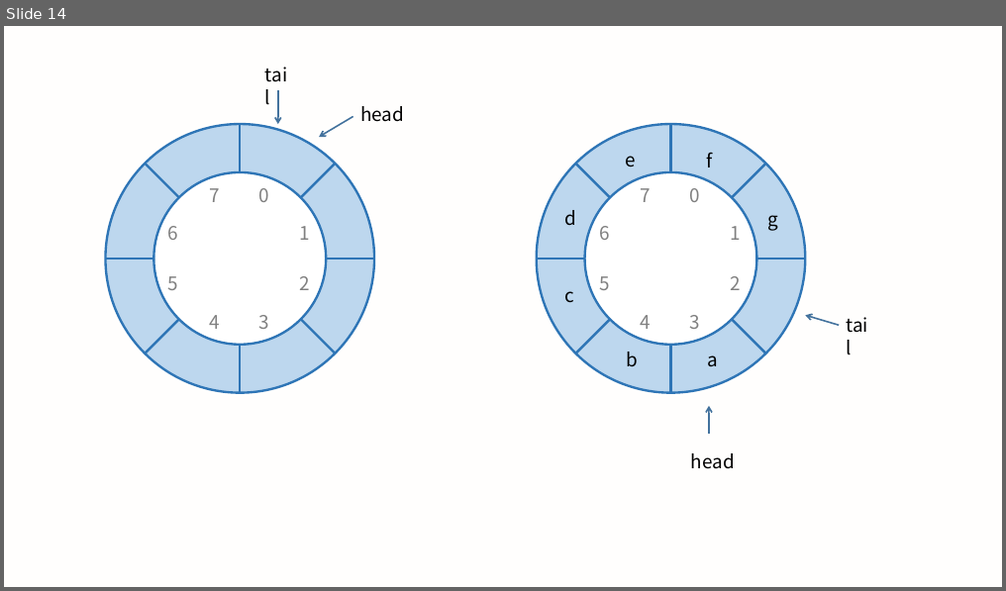
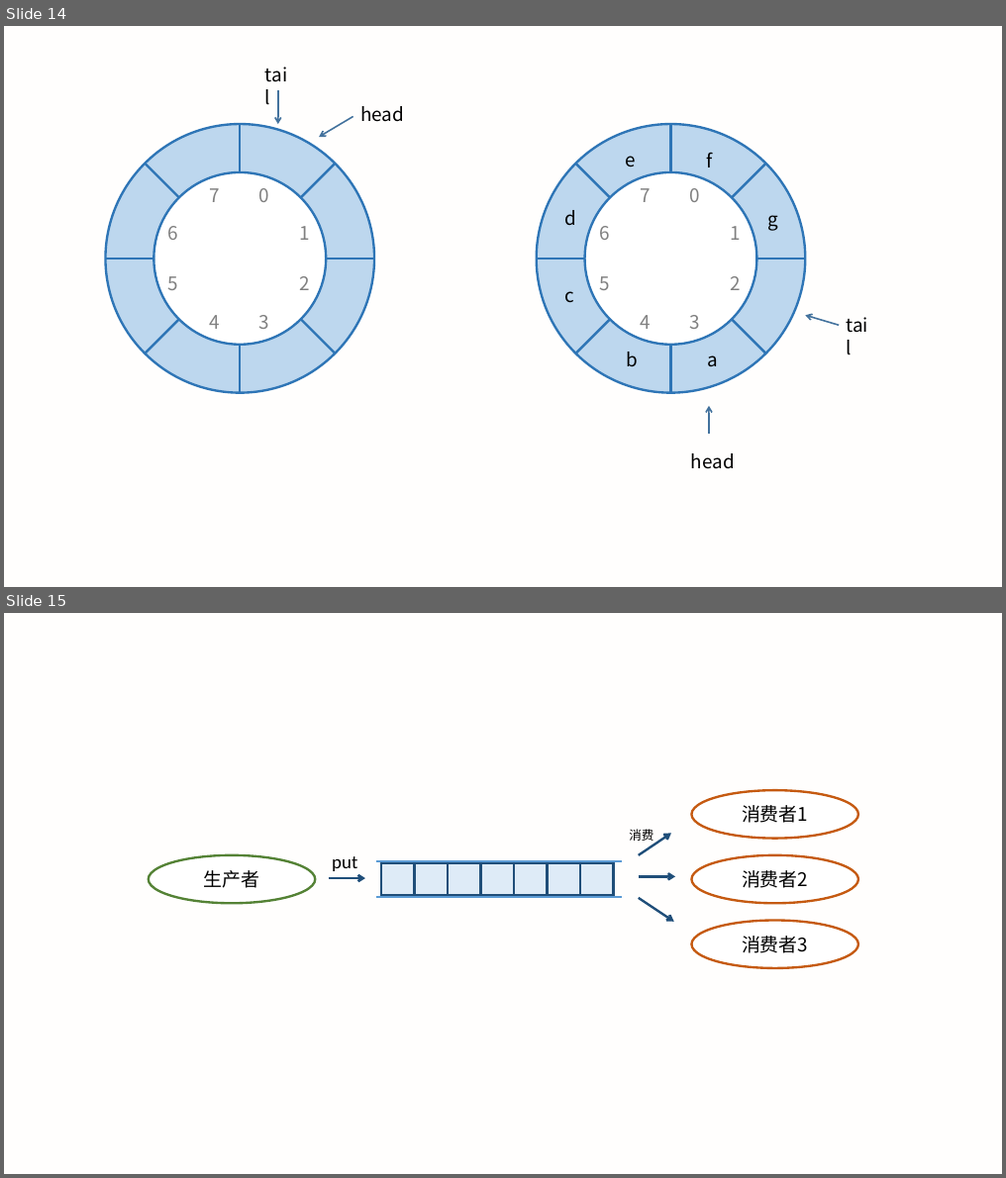
Before and after one commit to LXMAJS/Documents, a slide deck: ForceTree/数据结构和算法/数据结构与算法之美/Images/数据结构与算法之美_笔记配图.pptx. Shown one above the other, each under a label of ours: slide 14 before the commit, slides 14 and 15 after it. The pictures are 1006x591 and 1006x1178 pixels, drawn with LibreOffice and Linux fonts; fonts in the diff are those of the drawing. Boxes give left, top, right and bottom in pixels: in the first picture for what was removed or moved away, otherwise in the second. Text is boxed around its words. In the diff, an @@ line names an element or a change of style, - is before the commit and + after.

```diff
--- a/ForceTree/数据结构和算法/数据结构与算法之美/Images/数据结构与算法之美_笔记配图.pptx
+++ b/ForceTree/数据结构和算法/数据结构与算法之美/Images/数据结构与算法之美_笔记配图.pptx
@@ slide 15 added at bbox=[4, 613, 1002, 1174], background #FFF2CC at 4% opacity @@
@@ ellipse added at bbox=[692, 790, 859, 839], fill #FFFFFF, outline #C55A11 2.25 pt, 18 pt, text #000000 @@
+消费者1
@@ text added at bbox=[629, 829, 653, 841], 12 pt, text #000000 @@
+消费
@@ arrow added from (639, 856) to (671, 833), #1F4E79 2.25 pt @@
@@ ellipse added at bbox=[149, 856, 316, 903], fill #FFFFFF, outline #548235 2.25 pt, 18 pt, text #000000 @@
+生产者
@@ arrow added from (328, 878) to (365, 878), #1F4E79 2.25 pt @@
@@ text added at bbox=[332, 857, 357, 871], 18 pt, text #000000 @@
+put
@@ line added from (376, 861) to (622, 861), #5B9BD5 1.75 pt @@
@@ rectangle added at bbox=[381, 863, 414, 896], fill #DEEBF7, outline #1F4E79 2.25 pt @@
@@ rectangle added at bbox=[414, 863, 448, 896], fill #DEEBF7, outline #1F4E79 2.25 pt @@
@@ rectangle added at bbox=[448, 863, 481, 896], fill #DEEBF7, outline #1F4E79 2 pt @@
@@ rectangle added at bbox=[481, 863, 514, 896], fill #DEEBF7, outline #1F4E79 2 pt @@
@@ rectangle added at bbox=[514, 863, 547, 896], fill #DEEBF7, outline #1F4E79 2 pt @@
@@ rectangle added at bbox=[548, 863, 580, 896], fill #DEEBF7, outline #1F4E79 2.25 pt @@
@@ rectangle added at bbox=[580, 863, 614, 896], fill #DEEBF7, outline #1F4E79 2.25 pt @@
@@ arrow added from (639, 876) to (675, 876), #1F4E79 2.25 pt @@
@@ ellipse added at bbox=[692, 856, 859, 903], fill #FFFFFF, outline #C55A11 2.25 pt, 18 pt, text #000000 @@
+消费者2
@@ line added from (376, 897) to (622, 897), #5B9BD5 1.75 pt @@
@@ arrow added from (639, 898) to (674, 922), #1F4E79 2.25 pt @@
@@ ellipse added at bbox=[692, 921, 859, 968], fill #FFFFFF, outline #C55A11 2.25 pt, 18 pt, text #000000 @@
+消费者3
```
Also in this commit, not shown: 1 other slide added, 4 other files.
